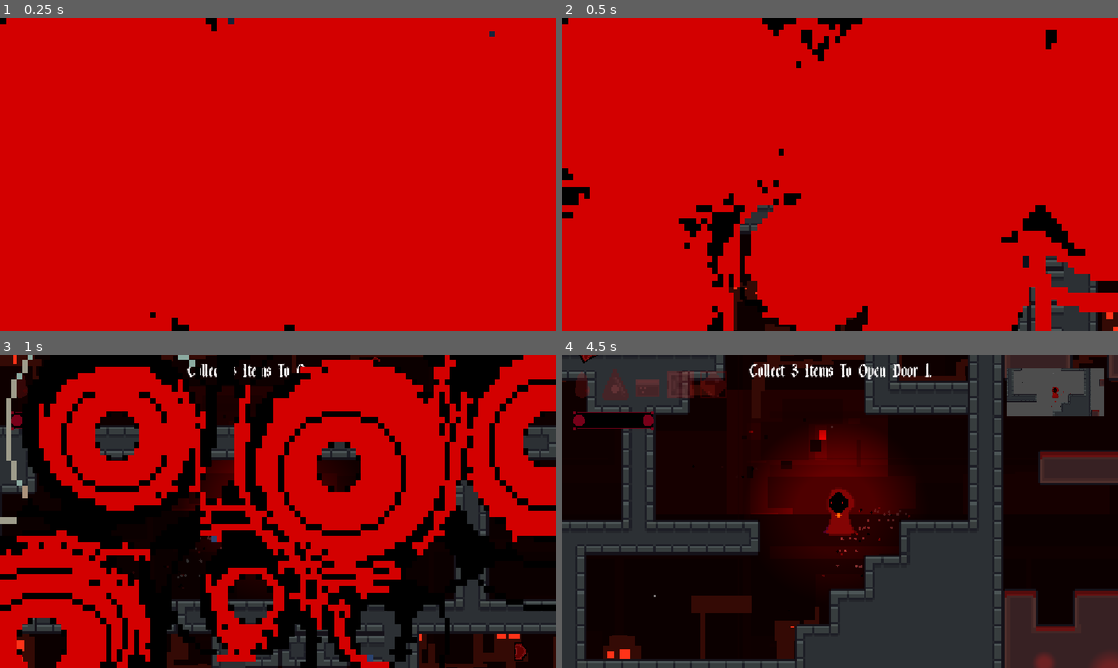
Above: before the commit, frames 1-4 (two rows, left to right).
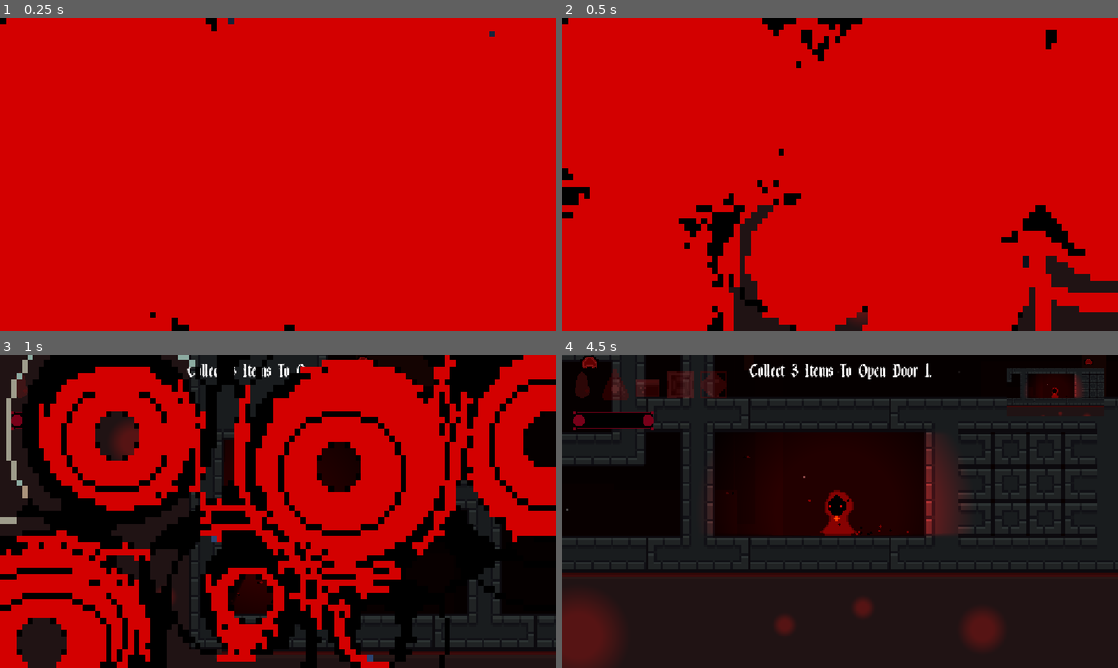
Above: after the commit, the same moments.

Repository: matt-ctrl-alt-del/Sanguis
Game: Godot game, scene res://scenes/game.tscn
Same seed, same stepped clock (60 frames per second), same inputs: the game is played once before the commit and once after it. This scene is started directly instead of the project's main scene.
Inputs (mouse positions are in pixels of both pictures, inside the frame that each line leads up to):
- Up to frame 1 (0.25 s): no input
- Up to frame 2 (0.5 s): no input
- Up to frame 3 (1 s): tap Enter at 0.5 s; move the mouse to (400, 495) at 0.52 s; hold D (move_right) from 0.53 s (still down); tap Space (jump) at 0.6, 0.77 s; click (400, 495) at 0.67 s
- Up to frame 4 (4.5 s): tap Space (jump) at 1.07, 1.52, 1.55, 1.82, 2.3, 2.85, 3.02, 3.32, 3.77, 3.8, 4.07 s; move the mouse to (728, 527) at 1.27 s; tap Alt at 1.35, 3.6 s; move the mouse to (895, 442) at 2.02 s; release D (move_right) at 2.03 s; hold A (move_left) 2.03-2.78 s; tap Shift at 2.1, 4.35 s; move the mouse to (812, 574) at 2.77 s; hold D (move_right) 2.78-4.28 s; click (812, 574) at 2.92 s; move the mouse to (1006, 558) at 3.52 s; move the mouse to (673, 464) at 4.27 s; hold A (move_left) from 4.28 s (still down)

Frame 1 is identical in both runs. In frame 2, 1.5% of the frame differs, in the area x 30-100%, y 59-100%; in frame 3, 12%; in frame 4, 55%, in the area x 0-100%, y 0-100%.

Commit message:
Fixed player movement, implemented player animations, fixed waypoint marker bugs

Diff:
--- a/sanguis/project.godot
+++ b/sanguis/project.godot
@@ -58,6 +58,12 @@
 , Object(InputEventKey,"resource_local_to_scene":false,"resource_name":"","device":-1,"window_id":0,"alt_pressed":false …(186 unchanged characters)…
 ]
 }
+sprint={
+"deadzone": 0.2,
+"events": [Object(InputEventKey,"resource_local_to_scene":false,"resource_name":"","device":-1,"window_id":0,"alt_pressed":false,"shift_pressed":false,"ctrl_pressed":false,"meta_pressed":false,"pressed":false,"keycode":0,"physical_keycode":83,"key_label":0,"unicode":115,"location":0,"echo":false,"script":null)
+, Object(InputEventKey,"resource_local_to_scene":false,"resource_name":"","device":-1,"window_id":0,"alt_pressed":false,"shift_pressed":false,"ctrl_pressed":false,"meta_pressed":false,"pressed":false,"keycode":0,"physical_keycode":4194325,"key_label":0,"unicode":0,"location":0,"echo":false,"script":null)
+]
+}
 
 [physics]
 
--- a/sanguis/scenes/game.tscn
+++ b/sanguis/scenes/game.tscn
@@ -59,19 +59,20 @@
 
 [node name="player" parent="." unique_id=533371727 instance=ExtResource("3_p57ef")]
 z_index = 10
-position = Vector2(-22.999878, 545.99994)
+position = Vector2(-210, 626)
 scale = Vector2(0.7, 0.7)
 
 [node name="PointLight2D" type="PointLight2D" parent="player" unique_id=1376601956]
-z_index = 2
+z_index = 20
 position = Vector2(-2.8571167, -1.5258789e-05)
 color = Color(1, 0, 0, 1)
-energy = 2.5
+energy = 3.0
 range_z_min = -4096
 range_layer_min = -1000
 shadow_enabled = true
 shadow_filter = 2
 texture = SubResource("GradientTexture2D_662ny")
+texture_scale = 1.5
 
 [node name="CanvasLayer" type="CanvasLayer" parent="." unique_id=149725808]
 
@@ -201,7 +202,7 @@
 [node name="WaypointMarker" parent="Items/box" unique_id=2002451536 instance=ExtResource("16_1kice")]
 
 [node name="cone" parent="Items" unique_id=950048496 instance=ExtResource("9_kvpfn")]
-position = Vector2(424, 602)
+position = Vector2(336, 601)
 collision_layer = 2
 collision_mask = 2
 
@@ -249,7 +250,7 @@
 process_material = SubResource("ParticleProcessMaterial_662ny")
 
 [node name="cone_particle" type="GPUParticles2D" parent="Items" unique_id=2088145296]
-position = Vector2(424, 603)
+position = Vector2(336, 601)
 scale = Vector2(0.5, 0.5)
 emitting = false
 amount = 12
@@ -264,6 +265,9 @@
 [node name="CollisionShape2D" type="CollisionShape2D" parent="exit" unique_id=483289992]
 position = Vector2(1342, -206)
 shape = SubResource("RectangleShape2D_662ny")
+
+[node name="CanvasModulate" type="CanvasModulate" parent="." unique_id=905457722]
+color = Color(0.581033, 0.58103293, 0.581033, 1)
 
 [connection signal="body_entered" from="Killzones/killzone_lava" to="." method="_on_killzone_lava_body_entered"]
 [connection signal="body_entered" from="Killzones/killzone_lava2" to="." method="_on_killzone_lava_2_body_entered"]
--- a/sanguis/scenes/map.tscn
+++ b/sanguis/scenes/map.tscn
@@ -2865,34 +2865,35 @@
 grow_horizontal = 2
 grow_vertical = 2
 
-[node name="ParallaxBackground" type="ParallaxBackground" parent="Control" unique_id=1313505097]
-
-[node name="Parallax2D" type="Parallax2D" parent="Control/ParallaxBackground" unique_id=1954513822]
+[node name="Parallax2D" type="Parallax2D" parent="Control" unique_id=1954513822]
+scale = Vector2(0.66, 0.66)
 scroll_scale = Vector2(0.5, 0.5)
 repeat_size = Vector2(1152, 648)
 repeat_times = 4
 
-[node name="Sprite2D" type="Sprite2D" parent="Control/ParallaxBackground/Parallax2D" unique_id=804885619]
+[node name="Sprite2D" type="Sprite2D" parent="Control/Parallax2D" unique_id=804885619]
 modulate = Color(0.9999998, 0.19858766, 0.09542706, 1)
 z_index = -1
 texture = ExtResource("2_0cso3")
 
-[node name="Parallax2D2" type="Parallax2D" parent="Control/ParallaxBackground" unique_id=180333538]
+[node name="Parallax2D2" type="Parallax2D" parent="Control" unique_id=180333538]
+scale = Vector2(0.66, 0.66)
 scroll_scale = Vector2(0.6, 0.6)
 repeat_size = Vector2(1152, 648)
 repeat_times = 4
 
-[node name="Sprite2D" type="Sprite2D" parent="Control/ParallaxBackground/Parallax2D2" unique_id=1427524138]
+[node name="Sprite2D" type="Sprite2D" parent="Control/Parallax2D2" unique_id=1427524138]
 modulate = Color(0.42318463, 9.0846794e-07, 3.128499e-07, 1)
 z_index = -2
 texture = ExtResource("3_2klcf")
 
-[node name="Parallax2D3" type="Parallax2D" parent="Control/ParallaxBackground" unique_id=2079742245]
+[node name="Parallax2D3" type="Parallax2D" parent="Control" unique_id=2079742245]
+scale = Vector2(0.66, 0.66)
 scroll_scale = Vector2(0.8, 0.8)
 repeat_size = Vector2(1152, 648)
 repeat_times = 4
 
-[node name="Sprite2D" type="Sprite2D" parent="Control/ParallaxBackground/Parallax2D3" unique_id=1960769103]
+[node name="Sprite2D" type="Sprite2D" parent="Control/Parallax2D3" unique_id=1960769103]
 modulate = Color(0.63797385, 0.005437283, 5.7756904e-07, 1)
 z_index = -3
 position = Vector2(12, 1)
--- a/sanguis/scenes/player.tscn
+++ b/sanguis/scenes/player.tscn
@@ -110,25 +110,25 @@
 atlas = ExtResource("1_3vyb7")
 region = Rect2(608, 160, 32, 32)
 
+[sub_resource type="AtlasTexture" id="AtlasTexture_gl8cc"]
+atlas = ExtResource("1_3vyb7")
+region = Rect2(128, 64, 32, 32)
+
+[sub_resource type="AtlasTexture" id="AtlasTexture_wnwbv"]
+atlas = ExtResource("1_3vyb7")
+region = Rect2(96, 64, 32, 32)
+
+[sub_resource type="AtlasTexture" id="AtlasTexture_wqfne"]
+atlas = ExtResource("1_3vyb7")
+region = Rect2(64, 64, 32, 32)
+
+[sub_resource type="AtlasTexture" id="AtlasTexture_dt7fs"]
+atlas = ExtResource("1_3vyb7")
+region = Rect2(32, 64, 32, 32)
+
 [sub_resource type="AtlasTexture" id="AtlasTexture_pf23h"]
 atlas = ExtResource("1_3vyb7")
 region = Rect2(0, 64, 32, 32)
-
-[sub_resource type="AtlasTexture" id="AtlasTexture_dt7fs"]
-atlas = ExtResource("1_3vyb7")
-region = Rect2(32, 64, 32, 32)
-
-[sub_resource type="AtlasTexture" id="AtlasTexture_wqfne"]
-atlas = ExtResource("1_3vyb7")
-region = Rect2(64, 64, 32, 32)
-
-[sub_resource type="AtlasTexture" id="AtlasTexture_wnwbv"]
-atlas = ExtResource("1_3vyb7")
-region = Rect2(96, 64, 32, 32)
-
-[sub_resource type="AtlasTexture" id="AtlasTexture_gl8cc"]
-atlas = ExtResource("1_3vyb7")
-region = Rect2(128, 64, 32, 32)
 
 [sub_resource type="AtlasTexture" id="AtlasTexture_487ah"]
 atlas = ExtResource("1_3vyb7")
@@ -172,7 +172,7 @@
 "duration": 1.0,
 "texture": SubResource("AtlasTexture_fjrip")
 }],
-"loop": 1,
+"loop": 0,
 "name": &"crouch_walk",
 "speed": 5.0
 }, {
@@ -243,23 +243,23 @@
 }, {
 "frames": [{
 "duration": 1.0,
+"texture": SubResource("AtlasTexture_gl8cc")
+}, {
+"duration": 1.0,
+"texture": SubResource("AtlasTexture_wnwbv")
+}, {
+"duration": 1.0,
+"texture": SubResource("AtlasTexture_wqfne")
+}, {
+"duration": 1.0,
+"texture": SubResource("AtlasTexture_dt7fs")
+}, {
+"duration": 1.0,
 "texture": SubResource("AtlasTexture_pf23h")
-}, {
-"duration": 1.0,
-"texture": SubResource("AtlasTexture_dt7fs")
-}, {
-"duration": 1.0,
-"texture": SubResource("AtlasTexture_wqfne")
-}, {
-"duration": 1.0,
-"texture": SubResource("AtlasTexture_wnwbv")
-}, {
-"duration": 1.0,
-"texture": SubResource("AtlasTexture_gl8cc")
 }],
 "loop": 2,
 "name": &"jump",
-"speed": 10.0
+"speed": 3.0
 }, {
 "frames": [{
 "duration": 1.0,
@@ -268,9 +268,9 @@
 "duration": 1.0,
 "texture": SubResource("AtlasTexture_md1ol")
 }],
-"loop": 2,
+"loop": 0,
 "name": &"take_damage",
-"speed": 5.0
+"speed": 1.0
 }, {
 "frames": [{
 "duration": 1.0,
@@ -281,7 +281,7 @@
 }],
 "loop": 1,
 "name": &"walk",
-"speed": 2.0
+"speed": 3.0
 }]
 
 [sub_resource type="ParticleProcessMaterial" id="ParticleProcessMaterial_662ny"]
--- a/sanguis/scenes/waypoint_marker.tscn
+++ b/sanguis/scenes/waypoint_marker.tscn
@@ -3,9 +3,13 @@
 [ext_resource type="Texture2D" uid="uid://brygskxvpl85e" path="res://sprites/ui/waypoint_marker.png" id="1_ov4de"]
 [ext_resource type="Script" uid="uid://dau5xb0xd2o80" path="res://scripts/waypoint_marker.gd" id="2_otagc"]
 
+[sub_resource type="CanvasItemMaterial" id="CanvasItemMaterial_1kice"]
+light_mode = 1
+
 [node name="WaypointMarker" type="Sprite2D" unique_id=215579915]
 z_index = 4000
 z_as_relative = false
+material = SubResource("CanvasItemMaterial_1kice")
 scale = Vector2(0.4, 0.4)
 texture = ExtResource("1_ov4de")
 script = ExtResource("2_otagc")
--- a/sanguis/scripts/game.gd
+++ b/sanguis/scripts/game.gd
@@ -64,6 +64,10 @@
 	$CanvasLayer/HelpLabel.hide()
 	$CanvasLayer/DiedLabel.show()
 	get_tree().paused = true
+	$player/AnimatedSprite2D.play("take_damage")
+	await $player/AnimatedSprite2D.animation_finished
+	$player/AnimatedSprite2D.play("take_damage")
+	$player/AnimatedSprite2D.animation_finished
 	$player/AnimatedSprite2D.play("die")
 	$player/Camera2D.zoom = Vector2.ONE * 6
 	await get_tree().create_timer(1.0).timeout
@@ -78,6 +82,10 @@
 	$CanvasLayer/HelpLabel.hide()
 	$CanvasLayer/DiedLabel.show()
 	get_tree().paused = true
+	$player/AnimatedSprite2D.play("take_damage")
+	await $player/AnimatedSprite2D.animation_finished
+	$player/AnimatedSprite2D.play("take_damage")
+	$player/AnimatedSprite2D.animation_finished
 	$player/AnimatedSprite2D.play("die")
 	$player/Camera2D.zoom = Vector2.ONE * 6
 	await get_tree().create_timer(1.0).timeout
--- a/sanguis/scripts/player.gd
+++ b/sanguis/scripts/player.gd
@@ -1,30 +1,43 @@
 extends CharacterBody2D
 
-const SPEED = 120.0
-const JUMP_VELOCITY = -255.0
+var gravity := 18.5
+var jump_height := -320.0
 
 func _process(delta: float) -> void:
-	if is_on_floor() == false:
-		$AnimatedSprite2D.play("jump")
+	pass
 
 func _physics_process(delta: float) -> void:
-	if not is_on_floor():
-		velocity += get_gravity() * delta
+	var input_x: float = Input.get_axis("move_left", "move_right")
+	velocity.x = input_x * get_player_speed()
 
-	if Input.is_action_just_pressed("jump") and is_on_floor():
-		velocity.y = JUMP_VELOCITY
-		$AnimatedSprite2D.play("jump")
-		$"."/Jump_Particles.emitting = true
+	if is_on_floor() and Input.is_action_just_pressed("jump"):
+		velocity.y = jump_height
+	velocity.y += gravity
+	move_and_slide()
+	$AnimatedSprite2D.play(frame_animation())
 
-	var direction := Input.get_axis("move_left", "move_right")
-	if direction:
-		velocity.x = direction * SPEED
-		if velocity.x < 0:
-			$AnimatedSprite2D.flip_h = true
-		else:
-			$AnimatedSprite2D.flip_h = false
-		$AnimatedSprite2D.play("walk")
-	else:
-		velocity.x = move_toward(velocity.x, 0, SPEED)
+func get_player_speed() -> float:
+	if Input.is_action_pressed("sprint"):
+		return 130.0
+	if Input.is_action_pressed("move_down")  and is_on_floor():
+		return 25.0
+	return 110.0
 
-	move_and_slide()
+func frame_animation() -> String:
+	var is_moving: bool = velocity.x != 0
+	if is_moving:
+		$AnimatedSprite2D.flip_h = velocity.x < 0
+
+	if !is_on_floor():
+		return "jump" if velocity.y < 0 else "walk"
+
+	if is_moving:
+		if Input.is_action_pressed("sprint"):
+			return "walk"
+		if Input.is_action_pressed("move_down"):
+			return "crouch_walk"
+		return "walk"
+
+	if Input.is_action_pressed("move_down"):
+		return "crouch_walk"
+	return "walk"
